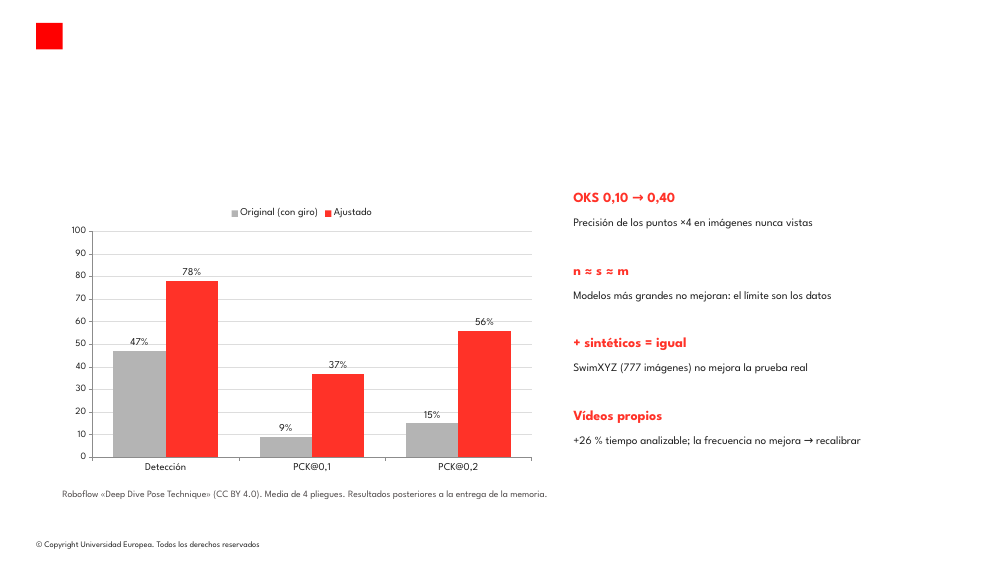
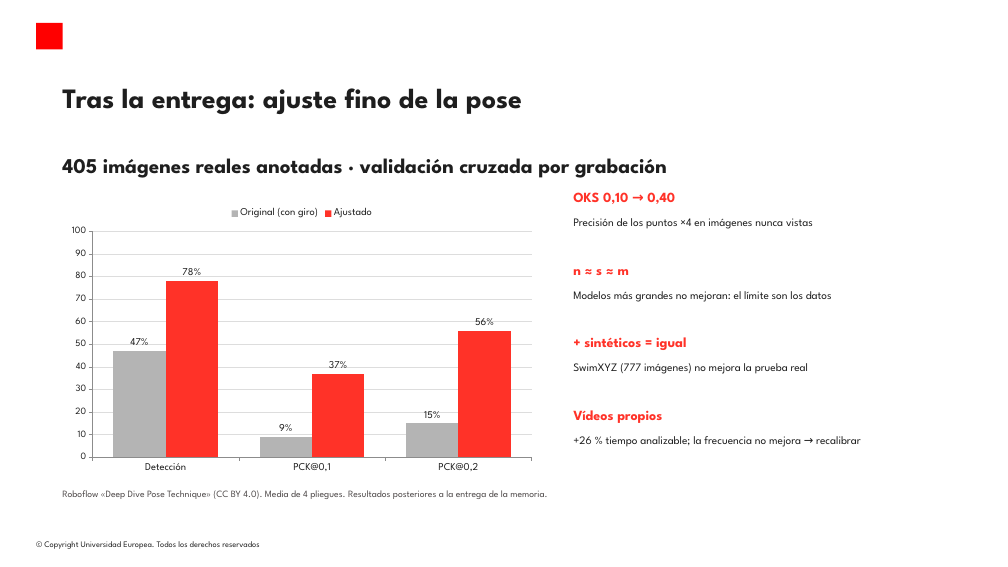
Before and after one commit to modeliana1-rgb/Strokelab, a slide deck: slide 2 of presentacion/StrokeLab_posterior_entrega.pptx. Drawn at 1008x567 pixels with LibreOffice and Linux fonts; fonts in the diff are those of the drawing; background and template pictures are left out. Boxes give left, top, right and bottom in pixels: in the first picture for what was removed or moved away, otherwise in the second. Text is boxed around its words. In the diff, an @@ line names an element or a change of style, - is before the commit and + after.

```diff
--- a/presentacion/StrokeLab_posterior_entrega.pptx
+++ b/presentacion/StrokeLab_posterior_entrega.pptx
@@ title added at [62, 88, 522, 114], 32 pt, text #1E1E1E, bold @@
+Tras la entrega: ajuste fino de la pose
@@ text added at [62, 158, 667, 178], 24 pt, text #1E1E1E, bold @@
+405 imágenes reales anotadas · validación cruzada por grabación
```
Also in this commit, not shown: 3 other slides changed, 3 other files.
